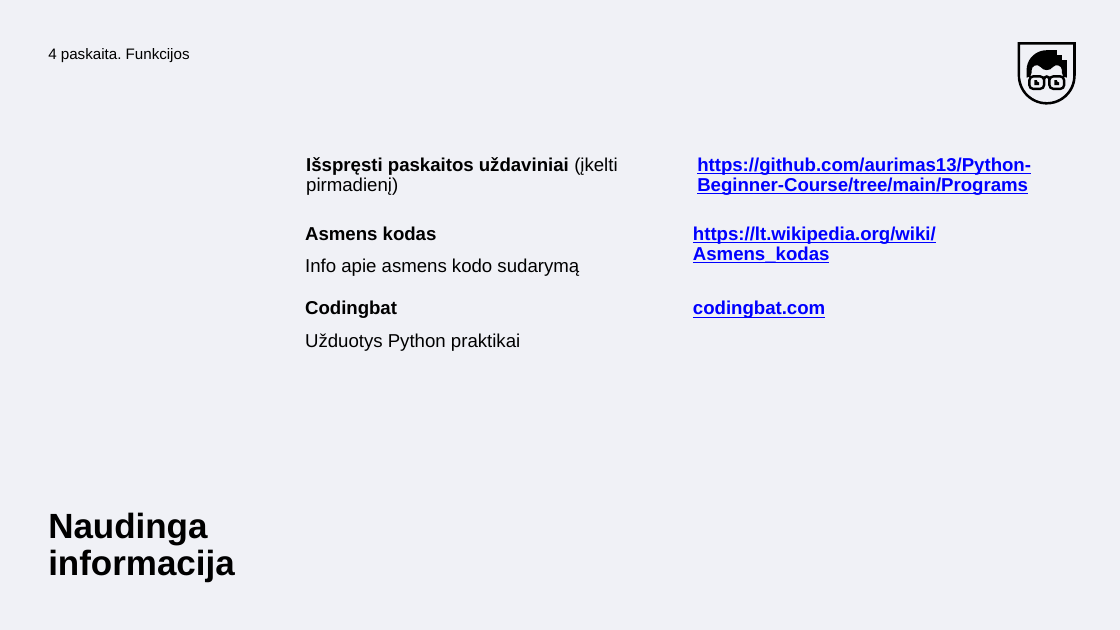
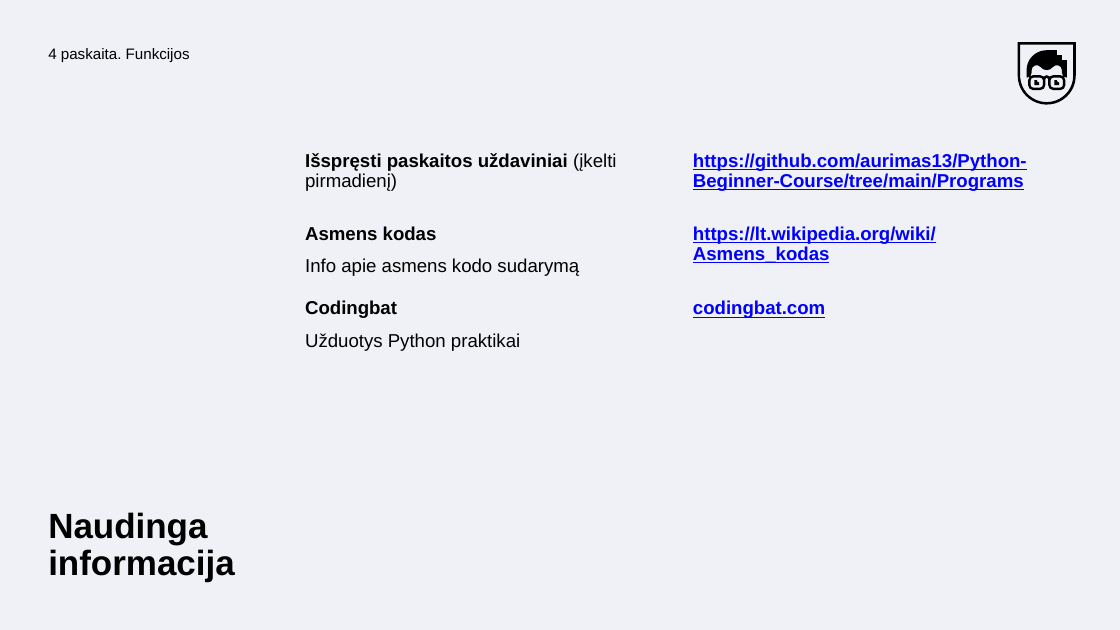
Before and after one commit to aurimas13/Python-Beginner-Course, a slide deck: slide 23 of Lectures/04_paskaita (GitHub, Funkcijos).pptx. Drawn at 1120x630 pixels with LibreOffice and Linux fonts; fonts in the diff are those of the drawing. Boxes give left, top, right and bottom in pixels: in the first picture for what was removed or moved away, otherwise in the second. Text is boxed around its words. In the diff, an @@ line names an element or a change of style, - is before the commit and + after.

Commit message:
Added slides

```diff
--- a/Lectures/04_paskaita (GitHub, Funkcijos).pptx
+++ b/Lectures/04_paskaita (GitHub, Funkcijos).pptx
@@ text "Išspręsti paskaitos uždaviniai (įkelti pirmadienį)" moved from (x1=306, y1=157, x2=617, y2=195) to (x1=305, y1=153, x2=616, y2=191) @@
@@ text "https://github.com/aurimas13/Python-Beginner-Course/tree/mai ..." moved from (x1=697, y1=157, x2=1031, y2=195) to (x1=693, y1=153, x2=1027, y2=191) @@
```
Also in this commit, not shown: 3 other files.
